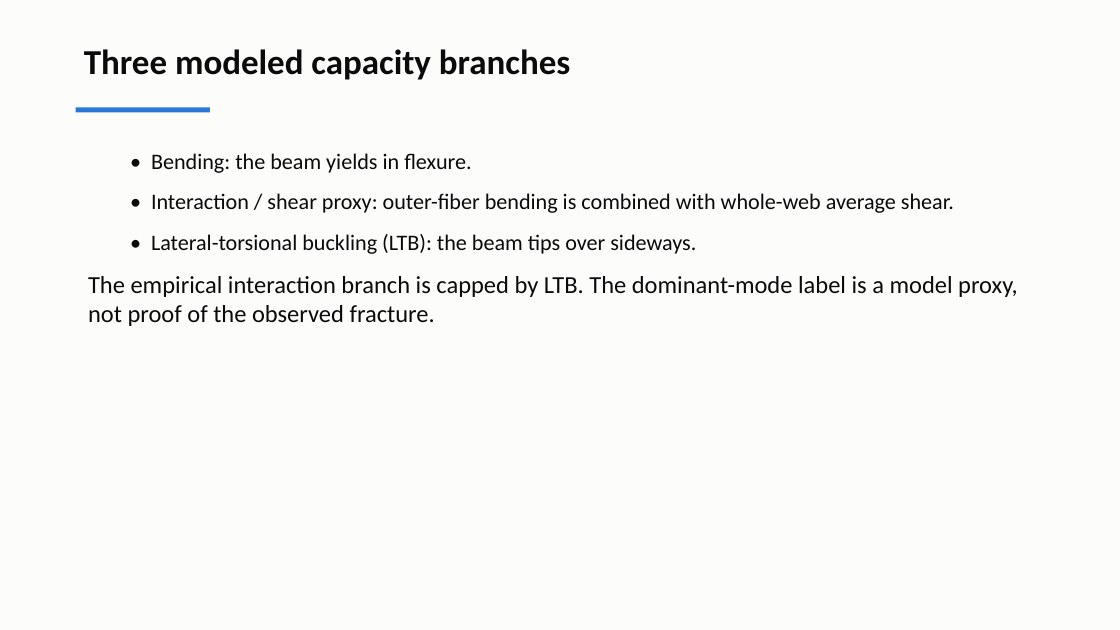
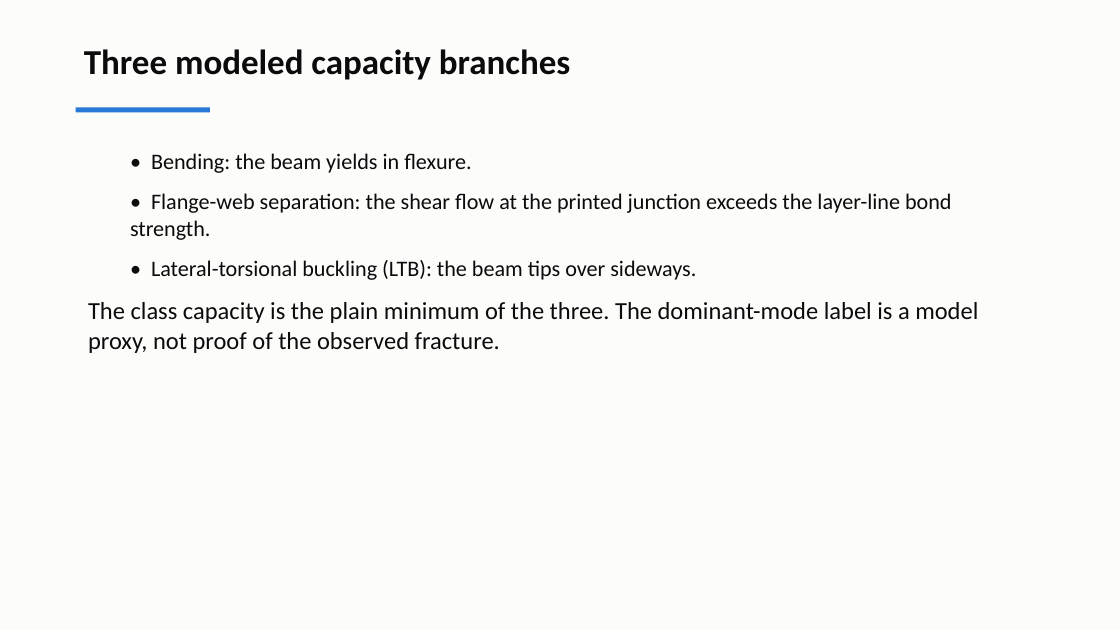
Before and after one commit to andrewvoss8-boop/core-me-data-science-activities-public, a slide deck: slide 5 of me323/Module1_drafts/ME323_Module1_Lecture1.pptx. Drawn at 1120x630 pixels with LibreOffice and Linux fonts; fonts in the diff are those of the drawing. Boxes give left, top, right and bottom in pixels: in the first picture for what was removed or moved away, otherwise in the second. Text is boxed around its words. In the diff, an @@ line names an element or a change of style, - is before the commit and + after.

```diff
--- a/me323/Module1_drafts/ME323_Module1_Lecture1.pptx
+++ b/me323/Module1_drafts/ME323_Module1_Lecture1.pptx
@@ text at <box>130,193,952,240</box>: text changed @@
-  • Interaction / shear proxy: outer-fiber bending is combined with whole-web average shear.
+  • Flange-web separation: the shear flow at the printed junction exceeds the layer-line bond strength.
@@ text at <box>88,302,978,353</box>: text changed @@
-The empirical interaction branch is capped by LTB. The dominant-mode label is a model proxy, not proof of the observed fracture.
+The class capacity is the plain minimum of the three. The dominant-mode label is a model proxy, not proof of the observed fracture.
```
Also in this commit, not shown: 7 other slides changed, 1 slide added, 1 slide removed, 9 other files.
